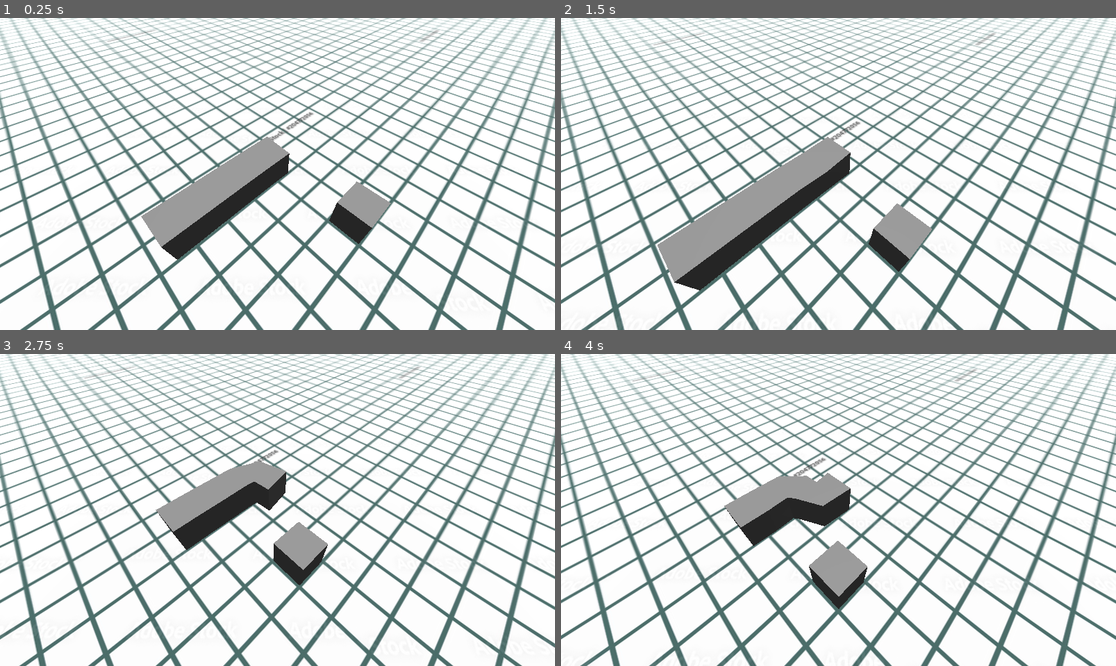
Above: before the commit, frames 1-4 (two rows, left to right).
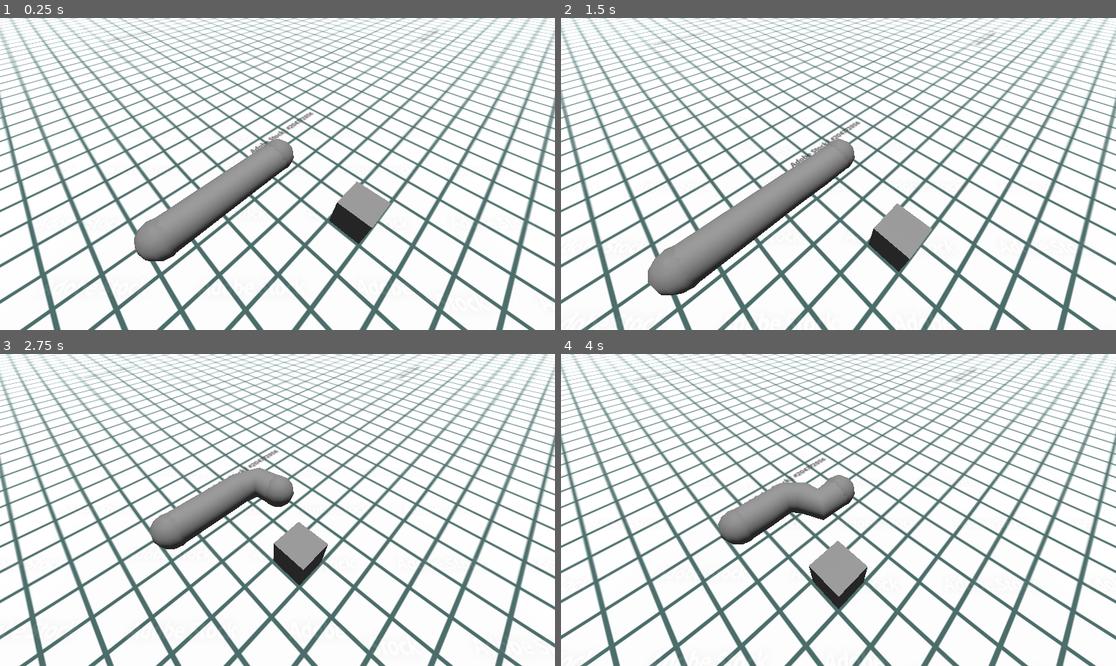
Above: after the commit, the same moments.

Repository: apet2929/PizzaJam2024
Game: Godot game, scene res://scenes/game.tscn
Two runs of this game, one before a commit and one after it. Both use one fixed random seed, a clock stepped at 60 frames per second and the inputs below.
Inputs:
- Up to frame 1 (0.25 s): no input
- Up to frame 2 (1.5 s): tap Enter at 0.5 s; hold D (right) 0.53-1.28 s; hold S (backward) from 1.28 s (still down)
- Up to frame 3 (2.75 s): release S (backward) at 2.03 s; hold D (right) from 2.03 s (still down)
- Up to frame 4 (4 s): release D (right) at 2.78 s; hold W (forward) 2.78-3.53 s; hold A (left) from 3.53 s (still down)

The runs differ from the first frame. In frame 1, 2.6% of the frame differs, in the area x 24-53%, y 38-78%; in frame 2, 3.5%, in the area x 15-53%, y 38-89%; in frame 3, 2.1%; in frame 4, 1.9%.

Commit message:
worm body with curves

Diff:
--- /dev/null
+++ b/scenes/bodyPart.gd
@@ -0,0 +1,17 @@
+extends Node
+
+var can_move = false
+var next_pos = Vector3(0,0,0)
+const SPEED = 100.0
+
+func _process(delta: float) -> void:
+	pass
+
+func go_to_position(main_node, target_pos, delta):
+	main_node.global_position.x = lerp(main_node.global_position.x, target_pos.x, SPEED * delta)
+	main_node.global_position.y = lerp(main_node.global_position.y, target_pos.y, SPEED * delta)
+	main_node.global_position.z = lerp(main_node.global_position.z, target_pos.z, SPEED * delta)
+
+func move_to(pos):
+	next_pos = pos
+	can_move = true
--- a/scenes/game.tscn
+++ b/scenes/game.tscn
@@ -1,7 +1,8 @@
-[gd_scene load_steps=8 format=3 uid="uid://dqit8xb7wfk0i"]
+[gd_scene load_steps=9 format=3 uid="uid://dqit8xb7wfk0i"]
 
 [ext_resource type="Texture2D" uid="uid://bd5kw8l0w36o5" path="res://assets/grid.jpg" id="1_6hh32"]
 [ext_resource type="Script" path="res://scenes/worm.gd" id="2_5refw"]
+[ext_resource type="Script" path="res://scenes/bodyPart.gd" id="2_51lut"]
 
 [sub_resource type="StandardMaterial3D" id="StandardMaterial3D_8xpbn"]
 albedo_texture = ExtResource("1_6hh32")
@@ -36,6 +37,7 @@
 
 [node name="part1" type="Node3D" parent="BodyParts"]
 transform = Transform3D(1, 0, 0, 0, 1, 0, 0, 0, 1, 0, 0, 1)
+script = ExtResource("2_51lut")
 
 [node name="StaticBody3D" type="StaticBody3D" parent="BodyParts/part1"]
 
@@ -44,6 +46,7 @@
 
 [node name="part2" type="Node3D" parent="BodyParts"]
 transform = Transform3D(1, 0, 0, 0, 1, 0, 0, 0, 1, 0, 0, 2)
+script = ExtResource("2_51lut")
 
 [node name="StaticBody3D" type="StaticBody3D" parent="BodyParts/part2"]
 
@@ -52,6 +55,7 @@
 
 [node name="part3" type="Node3D" parent="BodyParts"]
 transform = Transform3D(1, 0, 0, 0, 1, 0, 0, 0, 1, 0, 0, 3)
+script = ExtResource("2_51lut")
 
 [node name="StaticBody3D" type="StaticBody3D" parent="BodyParts/part3"]
 
@@ -60,11 +64,15 @@
 
 [node name="part4" type="Node3D" parent="BodyParts"]
 transform = Transform3D(1, 0, 0, 0, 1, 0, 0, 0, 1, 0, 0, 4)
+script = ExtResource("2_51lut")
 
 [node name="StaticBody3D" type="StaticBody3D" parent="BodyParts/part4"]
 
 [node name="CollisionShape3D" type="CollisionShape3D" parent="BodyParts/part4/StaticBody3D"]
 shape = SubResource("BoxShape3D_7sbug")
+
+[node name="CSGSphere3D" type="CSGSphere3D" parent="BodyParts/part4"]
+radius = 0.53
 
 [node name="Worm" type="CharacterBody3D" parent="."]
 transform = Transform3D(1, 0, 0, 0, 1, 0, 0, 0, 1, -0.0298046, 0.485583, 0)
@@ -75,6 +83,9 @@
 
 [node name="Camera3D" type="Camera3D" parent="Worm"]
 transform = Transform3D(0.707107, -0.547969, 0.446912, 0, 0.632029, 0.774944, -0.707107, -0.547969, 0.446912, 3.318, 4.785, 3.335)
+
+[node name="CSGSphere3D" type="CSGSphere3D" parent="Worm"]
+radius = 0.53
 
 [node name="WorldEnvironment" type="WorldEnvironment" parent="."]
 environment = SubResource("Environment_s4d8a")
@@ -90,9 +101,8 @@
 [node name="worm_body" type="Path3D" parent="."]
 curve = SubResource("Curve3D_xtqf4")
 
-[node name="CSGPolygon3D" type="CSGPolygon3D" parent="."]
+[node name="Worm_GFX" type="CSGPolygon3D" parent="."]
 transform = Transform3D(1, 0, 0, 0, 1, 0, 0, 0, 1, 0.0041368, -0.014457, 0.00684547)
-polygon = PackedVector2Array(-0.5, -0.5, -0.5, 0.5, 0.5, 0.5, 0.5, -0.5)
 mode = 2
 path_node = NodePath("../worm_body")
 path_interval_type = 0
@@ -103,3 +113,4 @@
 path_continuous_u = true
 path_u_distance = 1.0
 path_joined = false
+smooth_faces = true
--- a/scenes/worm.gd
+++ b/scenes/worm.gd
@@ -5,9 +5,31 @@
 const GRID_SIZE = 1.0
 const PUSH_FORCE = 1.0
 
+# These are the points to make the "Worm_GFX" circular
+const points = [
+		Vector2(0.5, 0.0),
+		Vector2(0.46194, 0.191341),
+		Vector2(0.353553, 0.353553),
+		Vector2(0.191341, 0.46194),
+		Vector2(0.0, 0.5),
+		Vector2(-0.191341, 0.46194),
+		Vector2(-0.353553, 0.353553),
+		Vector2(-0.46194, 0.191341),
+		Vector2(-0.5, 0.0),
+		Vector2(-0.46194, -0.191341),
+		Vector2(-0.353553, -0.353553),
+		Vector2(-0.191341, -0.46194),
+		Vector2(0.0, -0.5),
+		Vector2(0.191341, -0.46194),
+		Vector2(0.353553, -0.353553),
+		Vector2(0.46194, -0.191341),
+		Vector2(0.5, 0.0)
+	]
+
 const HEAD_OFFSET = Vector3(0,0,0.0)
 @onready var body_parts: Node3D = $"../BodyParts"
 @onready var worm_body: Path3D = $"../worm_body"
+@onready var worm_gfx: CSGPolygon3D = $"../Worm_GFX"
 
 # Called when the node enters the scene tree for the first time.
 func _ready() -> void:
@@ -16,6 +38,8 @@
 	worm_body.curve.add_point(self.position + HEAD_OFFSET)
 	for body in body_parts.get_children():
 		worm_body.curve.add_point(body.global_position)
+
+	worm_gfx.polygon = points
 
 
 # Called every frame. 'delta' is the elapsed time since the previous frame.
